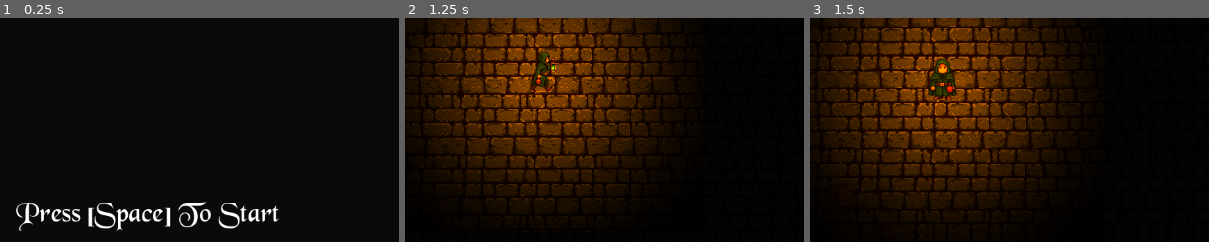
Above: before the commit, frames 1-3 (left to right).
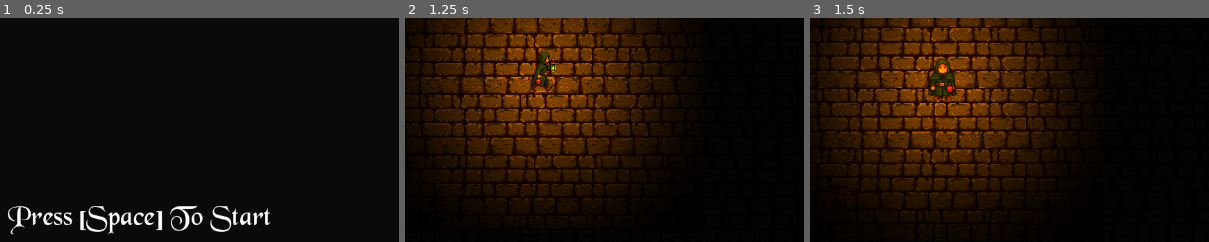
Above: after the commit, the same moments.

Repository: Frosmoth2324/Capstone-Game
Game: Godot game, scene res://Scenes/start.tscn
Two runs of this game, one before a commit and one after it. Both use one fixed random seed, a clock stepped at 60 frames per second and the inputs below. The engine's default icon, where the game draws it, is replaced by a stand-in: a white triangle on a blue panel in a dark square. Sound files missing from this copy of the repository are replaced by a short silence.
Inputs (mouse positions are % of the whole screen's width and height, from its top left):
- Up to frame 1 (0.25 s): no input
- Up to frame 2 (1.25 s): tap Space (Pulse) at 0.5 s; move the mouse to (72, 45) at 0.52 s; hold D (Right) from 0.53 s (still down); click (72, 45) at 0.6 s
- Up to frame 3 (1.5 s): move the mouse to (30, 55) at 1.27 s; release D (Right) at 1.28 s; hold S (Down) from 1.28 s (still down); right-click (30, 55) at 1.35 s
The pictures show only the part of the screen within x 34-84%, y 38-88%; the shares and areas given below are measured in that part.

The runs differ from the first frame. In frame 1, 3.9% of the frame differs, in the area x 2-70%, y 82-97%; in frame 2, nothing differs; in frame 3, nothing differs.

Commit message:
Revert "fixed off centreness"
This reverts commit 424093acf1410c42f70144b35df36fe32f10c52d.

Diff:
--- a/Scenes/die_screen.tscn
+++ b/Scenes/die_screen.tscn
@@ -34,7 +34,7 @@
 tracks/2/type = "value"
 tracks/2/imported = false
 tracks/2/enabled = true
-tracks/2/path = NodePath("Label/RestartLabel:theme_override_colors/font_color")
+tracks/2/path = NodePath("RestartLabel:theme_override_colors/font_color")
 tracks/2/interp = 1
 tracks/2/loop_wrap = true
 tracks/2/keys = {
@@ -74,7 +74,7 @@
 tracks/2/type = "value"
 tracks/2/imported = false
 tracks/2/enabled = true
-tracks/2/path = NodePath("Label/RestartLabel:theme_override_colors/font_color")
+tracks/2/path = NodePath("RestartLabel:theme_override_colors/font_color")
 tracks/2/interp = 1
 tracks/2/loop_wrap = true
 tracks/2/keys = {
@@ -117,26 +117,24 @@
 theme_override_font_sizes/font_size = 184
 text = "You Died!"
 
-[node name="RestartLabel" type="Label" parent="Label"]
-layout_mode = 1
-anchors_preset = -1
-anchor_top = 1.612
-anchor_right = 1.134
-anchor_bottom = 1.912
-offset_left = -17.0
-offset_top = -0.0400085
-offset_right = 0.0999756
-offset_bottom = -0.0400085
-theme_override_colors/font_color = Color(0, 0, 0, 0)
-theme_override_fonts/font = ExtResource("3_b14qf")
-theme_override_font_sizes/font_size = 40
-text = "Press [Space] To Restart"
-
 [node name="AnimationPlayer" type="AnimationPlayer" parent="."]
 libraries = {
 "": SubResource("AnimationLibrary_5cu1w")
 }
 
+[node name="RestartLabel" type="Label" parent="."]
+offset_left = 571.0
+offset_top = 527.0
+offset_right = 611.0
+offset_bottom = 550.0
+grow_horizontal = 2
+grow_vertical = 2
+theme_override_colors/font_color = Color(0, 0, 0, 0)
+theme_override_fonts/font = ExtResource("3_b14qf")
+theme_override_font_sizes/font_size = 40
+text = "Press [Space] To Restart"
+metadata/_edit_use_anchors_ = true
+
 [node name="StartSound" type="AudioStreamPlayer2D" parent="."]
 stream = ExtResource("4_3lgxu")
 volume_db = 10.0
--- a/Scenes/start.tscn
+++ b/Scenes/start.tscn
@@ -3,21 +3,6 @@
 [ext_resource type="Script" path="res://Scripts/start.gd" id="1_7ud7n"]
 [ext_resource type="FontFile" uid="uid://dui4y5a6nm4m8" path="res://Assets/Fonts/BLKCHCRY.TTF" id="1_dvirr"]
 [ext_resource type="AudioStream" uid="uid://c5q5irligprqo" path="res://Assets/Sounds/start_game.mp3" id="3_o08ni"]
-
-[sub_resource type="Animation" id="Animation_ahjdo"]
-length = 0.001
-tracks/0/type = "value"
-tracks/0/imported = false
-tracks/0/enabled = true
-tracks/0/path = NodePath(".:modulate")
-tracks/0/interp = 1
-tracks/0/loop_wrap = true
-tracks/0/keys = {
-"times": PackedFloat32Array(0),
-"transitions": PackedFloat32Array(1),
-"update": 0,
-"values": [Color(1, 1, 1, 1)]
-}
 
 [sub_resource type="Animation" id="Animation_uc1mw"]
 resource_name = "flicker"
@@ -36,6 +21,21 @@
 "values": [Color(1, 1, 1, 1), Color(1, 1, 1, 1), Color(1, 1, 1, 0.481), Color(1, 1, 1, 0.757), Color(1, 1, 1, 0.93), Color(1, 1, 1, 0.703), Color(1, 1, 1, 0.449), Color(1, 1, 1, 1)]
 }
 
+[sub_resource type="Animation" id="Animation_ahjdo"]
+length = 0.001
+tracks/0/type = "value"
+tracks/0/imported = false
+tracks/0/enabled = true
+tracks/0/path = NodePath(".:modulate")
+tracks/0/interp = 1
+tracks/0/loop_wrap = true
+tracks/0/keys = {
+"times": PackedFloat32Array(0),
+"transitions": PackedFloat32Array(1),
+"update": 0,
+"values": [Color(1, 1, 1, 1)]
+}
+
 [sub_resource type="AnimationLibrary" id="AnimationLibrary_fpgg5"]
 _data = {
 "RESET": SubResource("Animation_ahjdo"),
@@ -44,25 +44,20 @@
 
 [node name="Start" type="Control"]
 layout_mode = 3
-anchor_left = 0.339
-anchor_top = 0.786
-anchor_right = 0.695
-anchor_bottom = 0.872
-offset_left = -390.528
-offset_top = -509.328
-offset_right = -1442.3
-offset_bottom = -930.528
+anchors_preset = 0
 script = ExtResource("1_7ud7n")
 
 [node name="Label" type="Label" parent="."]
-layout_mode = 0
-offset_left = 414.0
-offset_top = 508.0
-offset_right = 793.0
-offset_bottom = 559.0
+offset_left = 571.0
+offset_top = 527.0
+offset_right = 611.0
+offset_bottom = 550.0
+grow_horizontal = 2
+grow_vertical = 2
 theme_override_fonts/font = ExtResource("1_dvirr")
 theme_override_font_sizes/font_size = 40
 text = "Press [Space] To Start"
+metadata/_edit_use_anchors_ = true
 
 [node name="AnimationPlayer" type="AnimationPlayer" parent="."]
 root_node = NodePath("../Label")
--- a/Scripts/die_screen.gd
+++ b/Scripts/die_screen.gd
@@ -1,7 +1,7 @@
 extends Control
 
 @onready var animation_player = $AnimationPlayer
-@onready var restart_label = $Label/RestartLabel
+@onready var restart_label = $RestartLabel
 @onready var start_sound = $StartSound
 
 func _ready():
